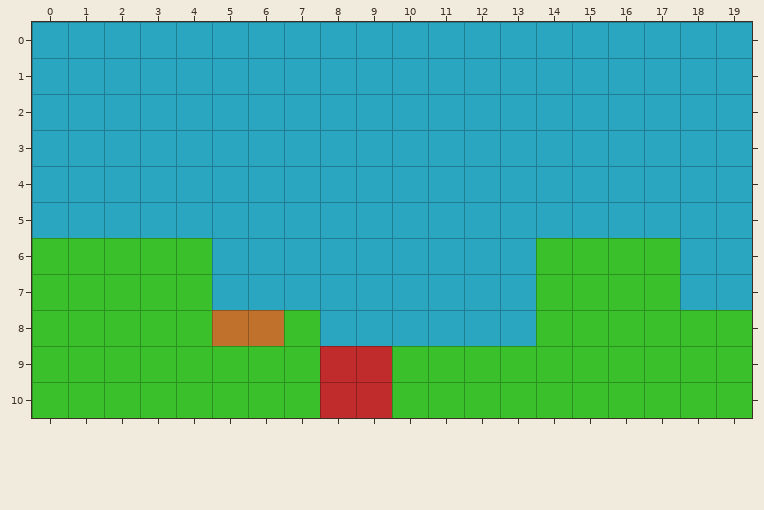
Tiled map: GameJamUtopiales/Content/tiled.tmx. The picture above is the old version.
Cells are 100x100 px. Shown: x 0..19, y 0..10.
The same view after the edit:
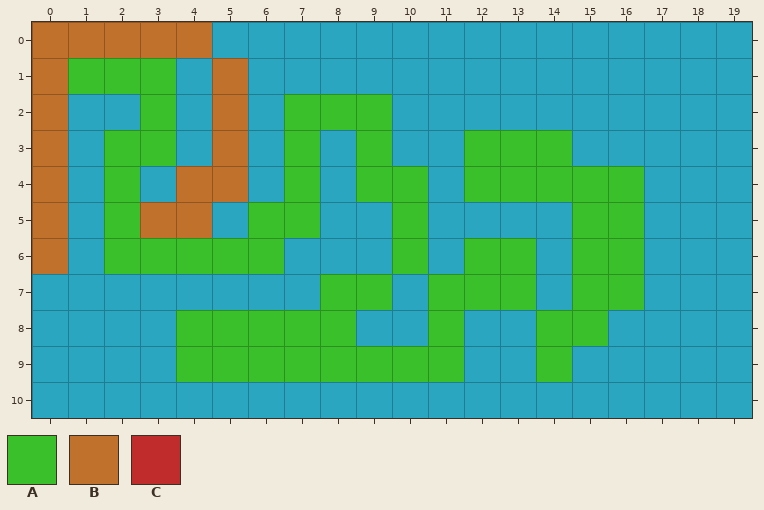
Key: from "tileproto": A 0, B 2, C 3.
_ is an empty cell.
From old to new:
Layer "terre":
The edit turns tile B into tile A in row 8 at x 5 to 6.
The edit turns tile C into tile A in row 9 at x 8 to 9.
There is now tile A in row 1 at x 1 to 3; in row 2 at x 3 and 7 to 9; in row 3 at x 2 to 3, 7, 9 and 12 to 14; in row 4 at x 2, 7, 9 to 10 and 12 to 16; in row 5 at x 2, 6 to 7, 10 and 15 to 16; in row 6 at x 5 to 6, 10 and 12 to 13.
There is now tile A in row 7 at x 8 to 9 and 11 to 13; in row 8 at x 8 and 11.
The edit turns tile A into tile B in row 6 at x 0.
There is now tile B in row 0 at x 0 to 4; in rows 1 to 3 at x 0 and 5; in row 4 at x 0 and 4 to 5; in row 5 at x 0 and 3 to 4.
Tile A is removed in row 6 at x 1, 14 and 17; in row 7 at x 0 to 4, 14 and 17; in row 8 at x 0 to 3 and 16 to 19; in row 9 at x 0 to 3, 12 to 13 and 15 to 19; in row 10 at x 0 to 7 and 10 to 19.
Tile C is removed in row 10 at x 8 to 9.
Changed places in both pictures, as pixel boxes (x1, y1, x2, y2):
changed: (32, 22, 752, 418)
